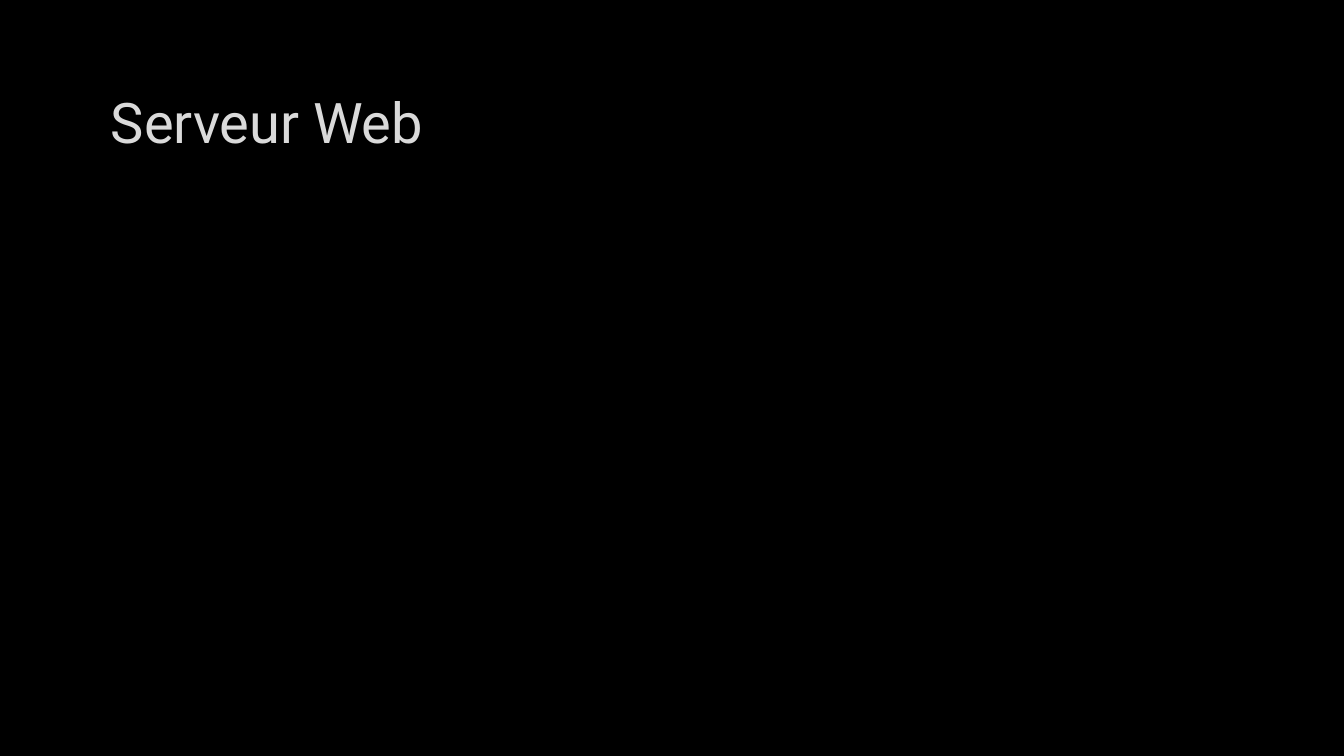
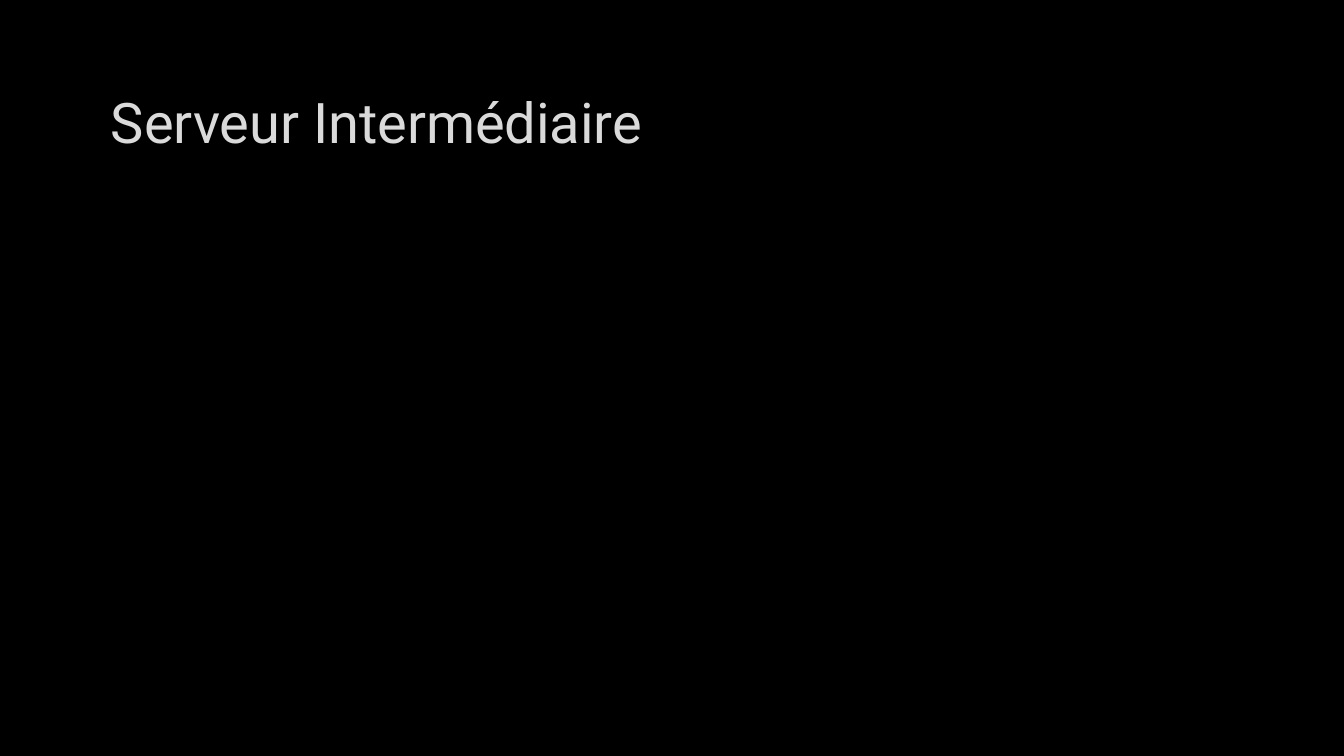
Before and after one commit to CyrilPy/BadMonkey, a slide deck: slide 19 of Gestion projet/Projet intégration robotique – IMERIR.pptx (slide 18 before the commit). Drawn at 1344x756 pixels with LibreOffice and Linux fonts; fonts in the diff are those of the drawing; background and template pictures are left out. Boxes give left, top, right and bottom in pixels: in the first picture for what was removed or moved away, otherwise in the second. Text is boxed around its words. In the diff, an @@ line names an element or a change of style, - is before the commit and + after.

Commit message:
MaJ - Powerpoint

```diff
--- a/Gestion projet/Projet intégration robotique – IMERIR.pptx
+++ b/Gestion projet/Projet intégration robotique – IMERIR.pptx
@@ title at [111,101,642,144]: text changed @@
-Serveur Web
+Serveur Intermédiaire
```
Also in this commit, not shown: 4 other slides changed, 1 slide added.
